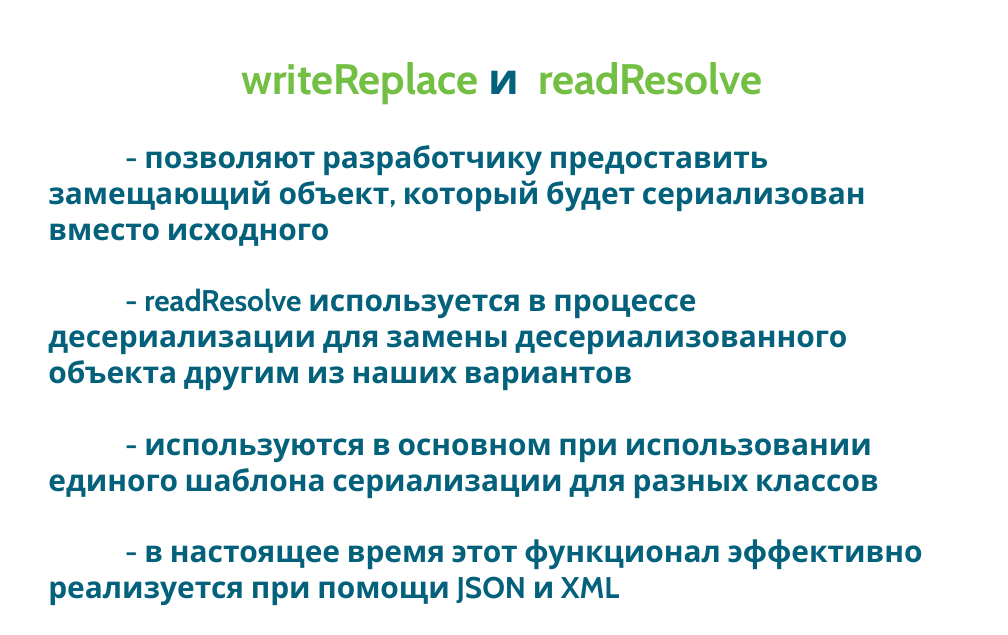
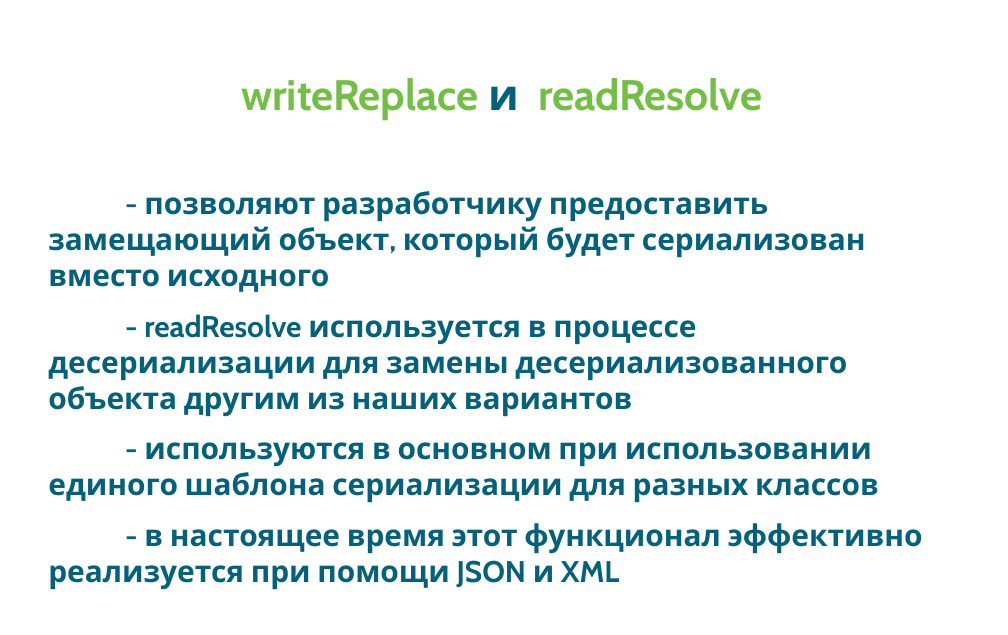
Before and after one commit to pixie1977/JavaSchoolSerialization, a slide deck: slide 17 of JavaSchoolSerialization.odp. Drawn at 1008x635 pixels with LibreOffice and Linux fonts; fonts in the diff are those of the drawing; background and template pictures are left out. Boxes give left, top, right and bottom in pixels: in the first picture for what was removed or moved away, otherwise in the second. Text is boxed around its words. In the diff, an @@ line names an element or a change of style, - is before the commit and + after.

```diff
--- a/JavaSchoolSerialization.odp
+++ b/JavaSchoolSerialization.odp
@@ subtitle "writeReplace и readResolve" moved from (x1=48, y1=62, x2=923, y2=606) to (x1=48, y1=78, x2=923, y2=590) @@
@@ subtitle "writeReplace и readResolve" at (x1=48, y1=78, x2=923, y2=590): more space between paragraphs @@
```
Also in this commit, not shown: 52 other slides changed, 1 other file.
